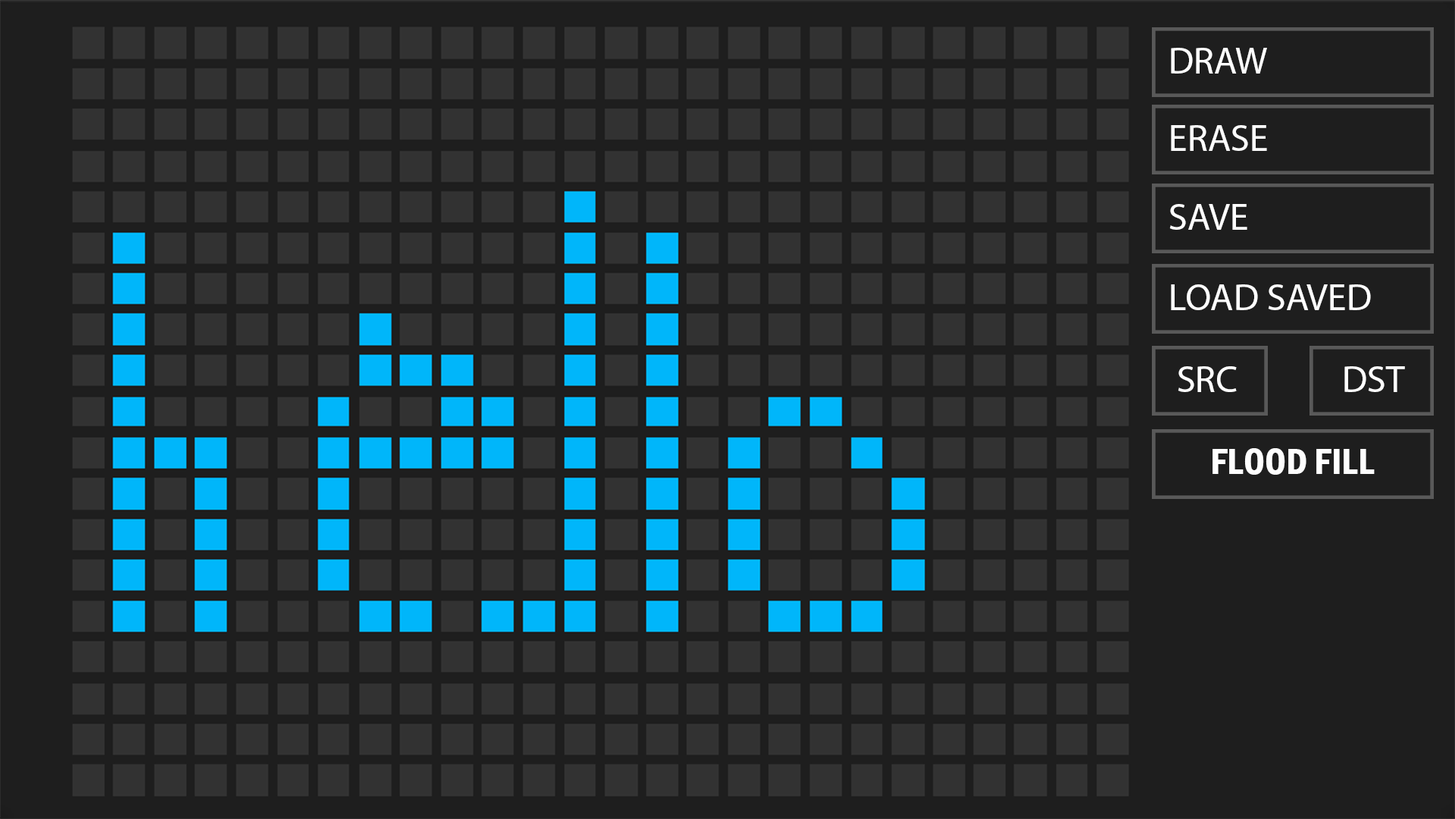
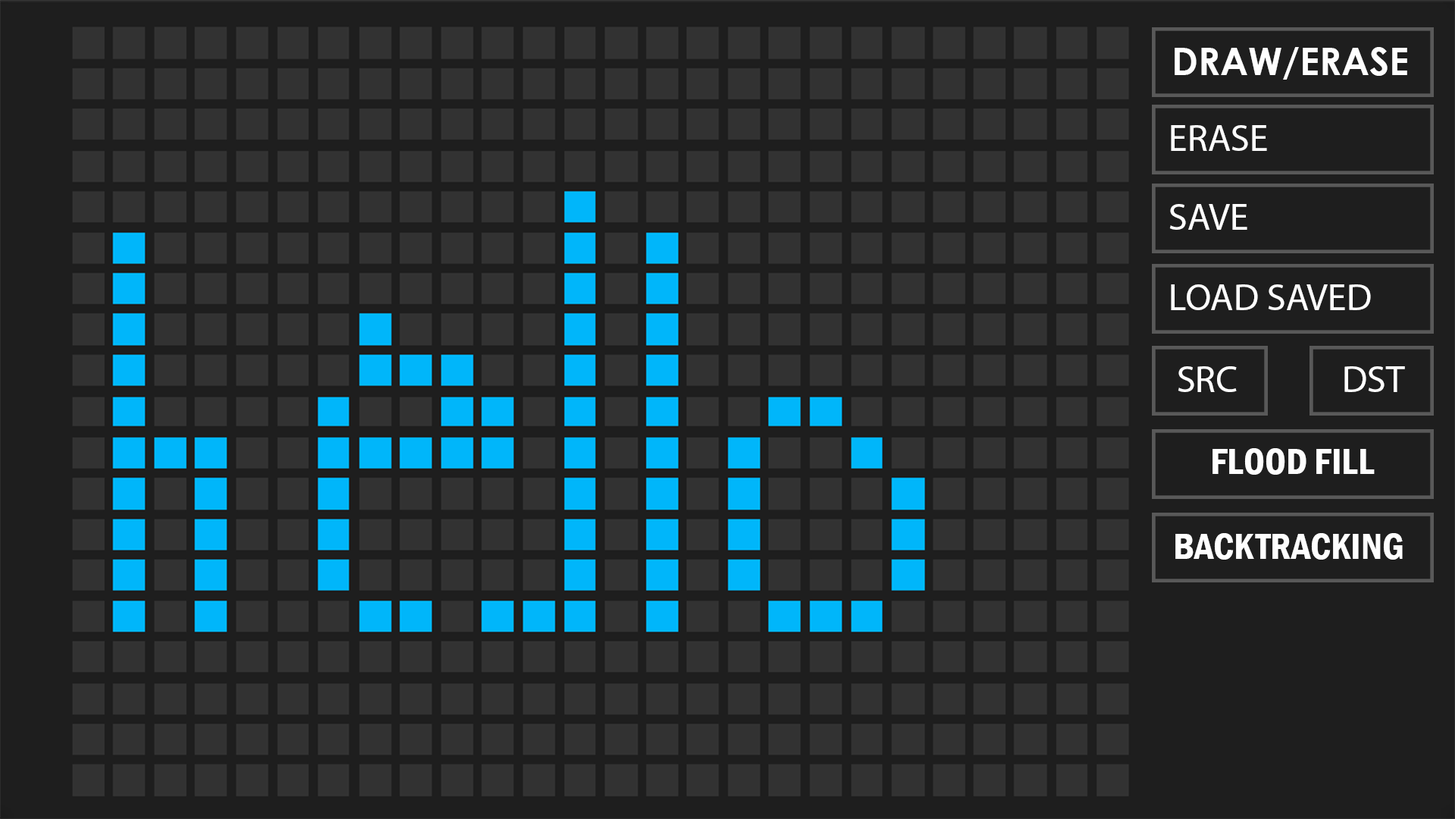
Layers edited between the first and the second 1455x819 image:
added group "BACKTRACKING" with 2 layers above "flood" over [1152, 512, 1435, 583]
added layer "BACAKTRACKING" in group "BACKTRACKING" over [1175, 532, 1404, 560]
added layer "Rectangle 1" (2nd of 7, in "BACKTRACKING") in group "BACKTRACKING" over [1152, 512, 1435, 583]
renamed "DRAW" to "DRAW/ERASE", painted on it over [1171, 46, 1408, 80]
